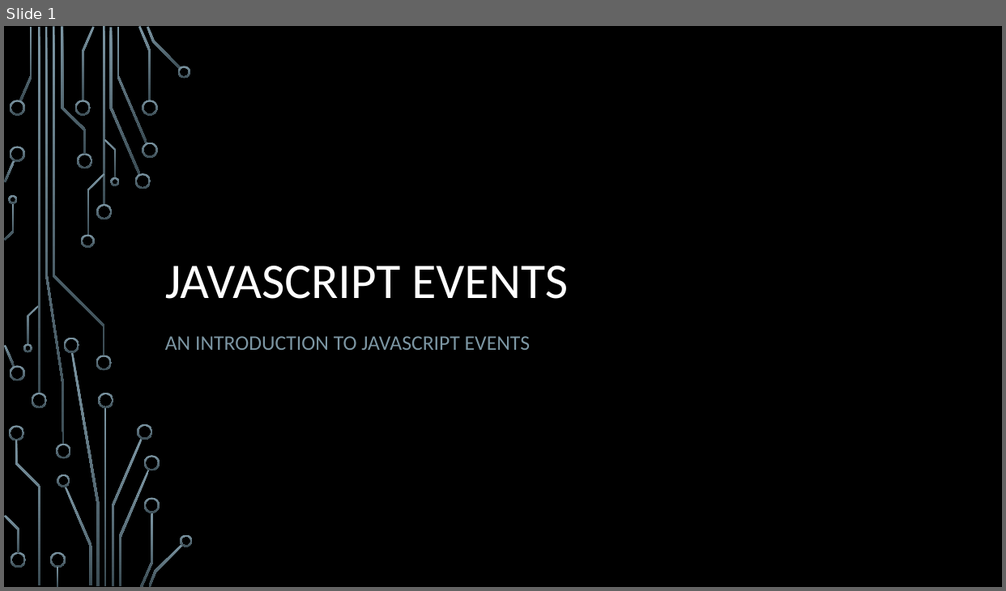
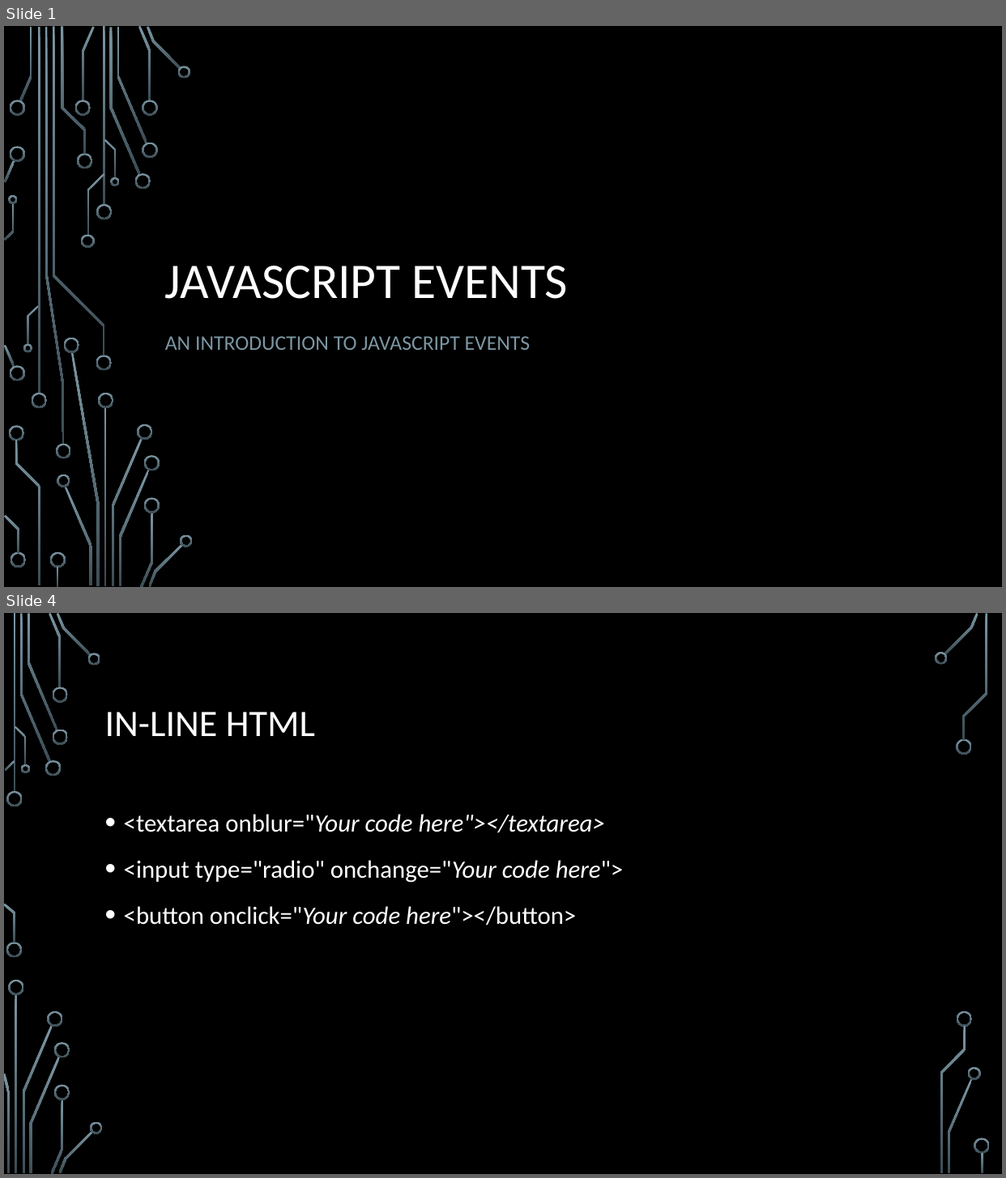
Before and after one commit to Wilson-Cal/CIT-261, a slide deck: documents/JavaScript Events.pptx. Shown one above the other, each under a label of ours: slide 1 before the commit, slides 1 and 4 after it; the slides between them are not shown. The pictures are 1006x591 and 1006x1178 pixels, drawn with LibreOffice and Linux fonts; fonts in the diff are those of the drawing; background and template pictures are left out. Boxes give left, top, right and bottom in pixels: in the first picture for what was removed or moved away, otherwise in the second. Text is boxed around its words. In the diff, an @@ line names an element or a change of style, - is before the commit and + after.

```diff
--- a/documents/JavaScript Events.pptx
+++ b/documents/JavaScript Events.pptx
@@ slide 4 added at (4, 613, 1002, 1174), background picture (left out) @@
@@ title added at (105, 712, 315, 736), 36 pt, text #FFFFFF @@
+IN-LINE HTML
@@ text added at (124, 814, 623, 926), 24 pt, text #FFFFFF @@
+• <textarea onblur="Your code here"></textarea>
+• <input type="radio" onchange="Your code here">
+• <button onclick="Your code here"></button>
@@ group added at (4, 613, 990, 1174): 33 freeform shapes, 3 rectangles @@
```
Also in this commit, not shown: 4 other slides added, 4 other files.
